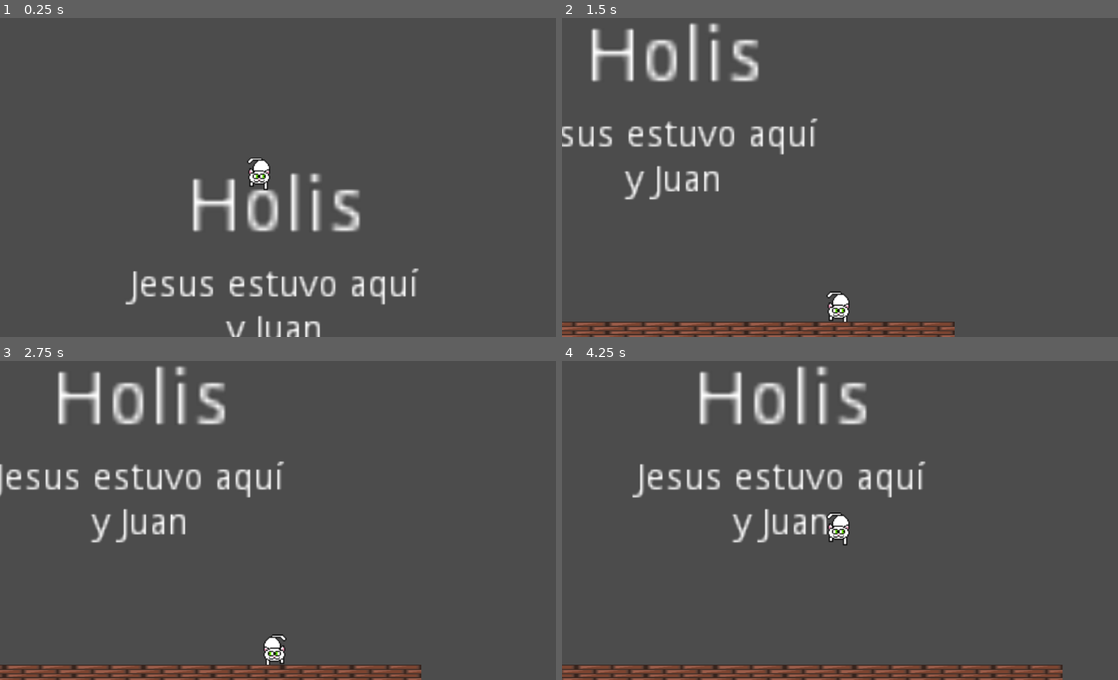
Above: before the commit, frames 1-4 (two rows, left to right).
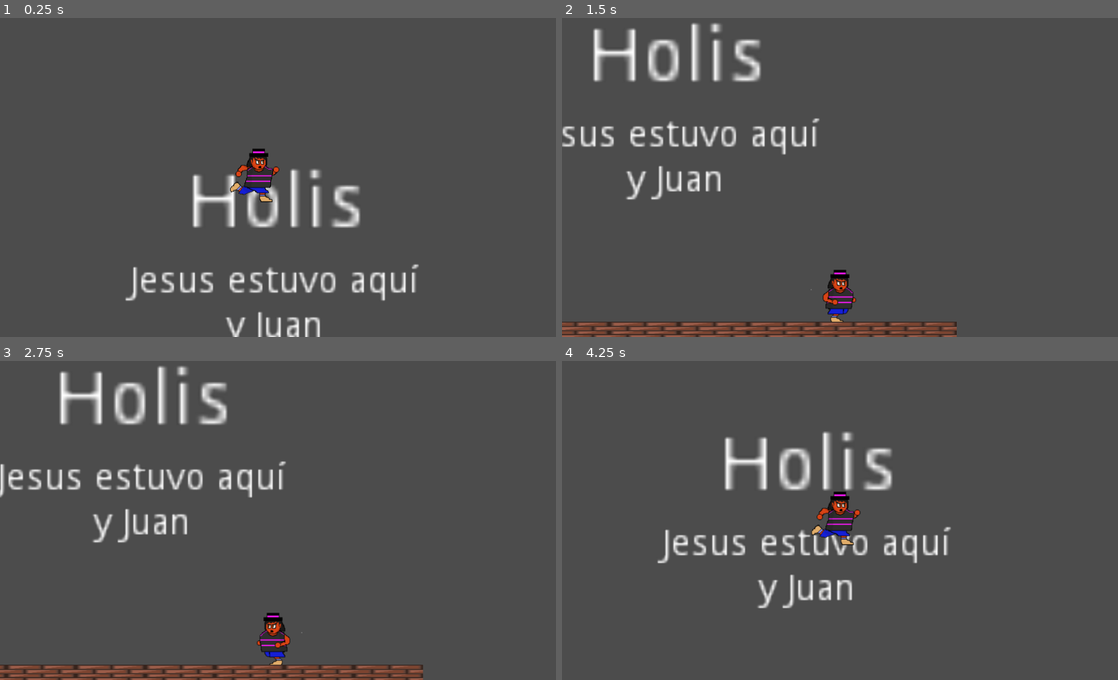
Above: after the commit, the same moments.

Repository: baiest/Minga_Survivor
Game: Godot game, scene res://scenes/Main.tscn
Two runs of this game, one before a commit and one after it. Both use one fixed random seed, a clock stepped at 60 frames per second and the inputs below.
Inputs:
- Up to frame 1 (0.25 s): no input
- Up to frame 2 (1.5 s): hold Right (ui_right) from 0.53 s (still down); tap Up (ui_up) at 0.77 s
- Up to frame 3 (2.75 s): tap Up (ui_up) at 1.52 s; release Right (ui_right) at 2.03 s; hold Left (ui_left) from 2.03 s (still down)
- Up to frame 4 (4.25 s): release Left (ui_left) at 2.78 s; hold Right (ui_right) from 2.78 s (still down); tap Up (ui_up) at 3.02, 3.77 s

The runs differ from the first frame. In frame 1, 4.1% of the frame differs, in the area x 22-76%, y 40-100%; in frame 2, 4.9%; in frame 3, 5.1%; in frame 4, 13%, in the area x 0-90%, y 1-100%.

Commit message:
Misak agregado

Diff:
--- a/scenes/Main.tscn
+++ b/scenes/Main.tscn
@@ -1,15 +1,25 @@
-[gd_scene load_steps=8 format=2]
+[gd_scene load_steps=11 format=2]
 
-[ext_resource path="res://sprites/player_temporal.png" type="Texture" id=1]
+[ext_resource path="res://sprites/Player/Misak/pixil-frame-0.png" type="Texture" id=1]
 [ext_resource path="res://sprites/temporal_floor.png" type="Texture" id=2]
 [ext_resource path="res://scripts/script_player.gd" type="Script" id=3]
 [ext_resource path="res://sonidos/Ambientacion.ogg" type="AudioStream" id=4]
 [ext_resource path="res://sonidos/ritmo.ogg" type="AudioStream" id=5]
+[ext_resource path="res://sprites/Player/Misak/pixil-frame-1.png" type="Texture" id=6]
+[ext_resource path="res://sprites/Player/Misak/pixil-frame-3.png" type="Texture" id=7]
 
-[sub_resource type="RectangleShape2D" id=1]
-extents = Vector2( 8.87259, 8.99316 )
+[sub_resource type="SpriteFrames" id=1]
+animations = [ {
+"frames": [ ExtResource( 1 ), ExtResource( 6 ), ExtResource( 7 ) ],
+"loop": true,
+"name": "correr",
+"speed": 5.0
+} ]
 
 [sub_resource type="RectangleShape2D" id=2]
+extents = Vector2( 20, 16 )
+
+[sub_resource type="RectangleShape2D" id=3]
 extents = Vector2( 127.823, 15.6237 )
 
 [node name="Main" type="Node2D"]
@@ -48,20 +58,20 @@
 }
 
 [node name="Player" type="KinematicBody2D" parent="."]
-position = Vector2( 475.361, 40.7267 )
+position = Vector2( 472, 48 )
 script = ExtResource( 3 )
 __meta__ = {
 "_edit_group_": true
 }
 
-[node name="Player_sprite" type="Sprite" parent="Player"]
-scale = Vector2( 2, 2 )
-texture = ExtResource( 1 )
+[node name="Correr" type="AnimatedSprite" parent="Player"]
+frames = SubResource( 1 )
+animation = "correr"
 
 [node name="CollisionShape2D" type="CollisionShape2D" parent="Player"]
-position = Vector2( 2.08112, -2.97301 )
+position = Vector2( -3.05176e-05, 0 )
 scale = Vector2( 2, 3 )
-shape = SubResource( 1 )
+shape = SubResource( 2 )
 
 [node name="Camera2D" type="Camera2D" parent="Player"]
 position = Vector2( 4.63901, -0.7267 )
--- a/scripts/script_player.gd
+++ b/scripts/script_player.gd
@@ -22,11 +22,16 @@
 	if is_on_floor() and jump:
 		Velocidad.y = jump_speed
 	if rigth:
-		$Player_sprite.scale = Vector2(2,2)
+		$Correr.scale = Vector2(1,1)
 		Velocidad.x += run_speed
-	if left:
-		$Player_sprite.scale = Vector2(-2,2)
+		$Correr.play('correr')
+	elif left:
+		$Correr.scale = Vector2(-1,1)
 		Velocidad.x -= run_speed
+		$Correr.play('correr')
+	else:
+		$Correr.stop()
+
 
 # Condicion si el jugador se sale del escenario
 func die():
Not shown, added: docs/index.png.import
Not shown: 2 places in scenes/Main.tscn that only renumber resources
Binary file added: sprites/Player/Misak/pixil-frame-0.png
Not shown, added: sprites/Player/Misak/pixil-frame-0.png.import
Binary file added: sprites/Player/Misak/pixil-frame-1.png
Not shown, added: sprites/Player/Misak/pixil-frame-1.png.import
Binary file added: sprites/Player/Misak/pixil-frame-3.png
Not shown, added: sprites/Player/Misak/pixil-frame-3.png.import
Binary file added: sprites/Player/player_temporal.png
Not shown, added: sprites/Player/player_temporal.png.import
Not shown, added: sprites/Player/Misak/CORRE1.pixil
Not shown, added: sprites/Player/Misak/CORRE2.pixil
(and 1 more such lines)
